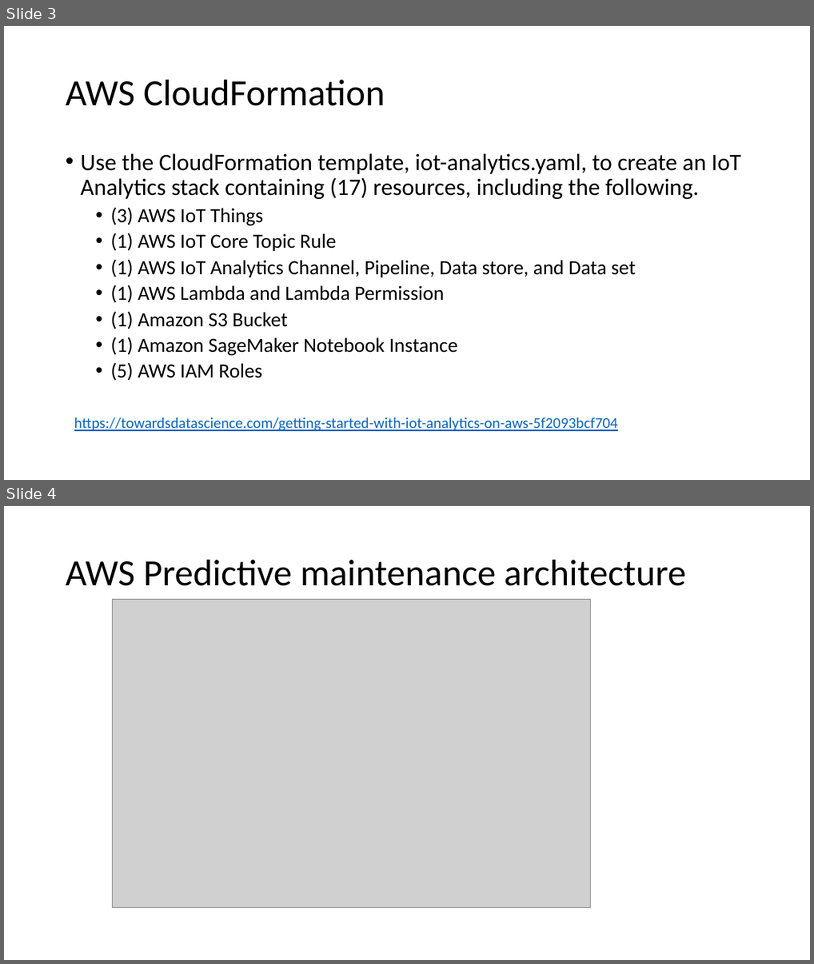
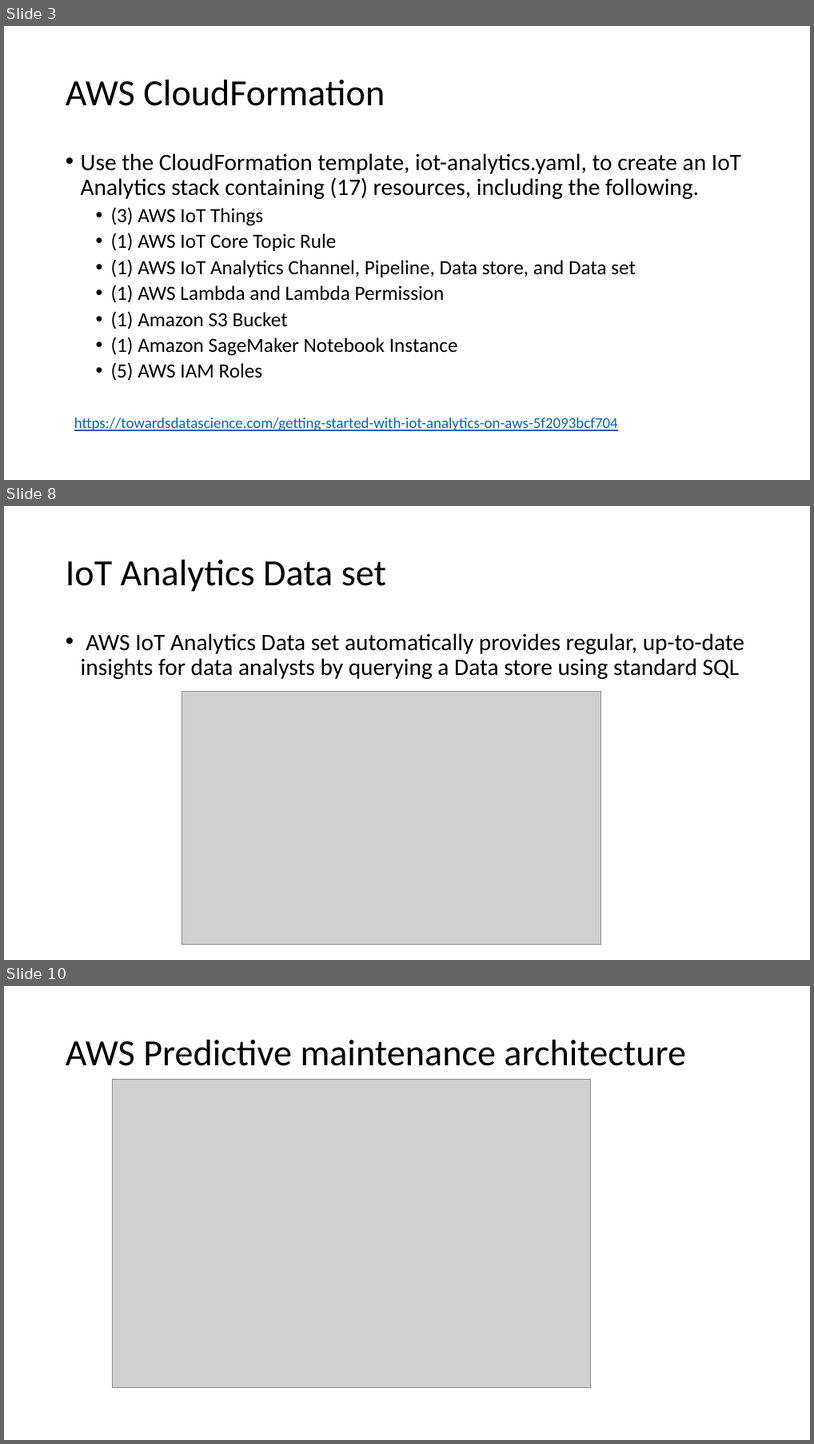
Before and after one commit to xuan0802/iot_slide, a slide deck: IoT analytics.pptx. Shown one above the other, each under a label of ours: slides 3 and 4 before the commit, slides 3, 8 and 10 after it; the slides between them are not shown. The pictures are 814x964 and 814x1444 pixels, drawn with LibreOffice and Linux fonts; fonts in the diff are those of the drawing; grey boxes stand for pictures. Boxes give left, top, right and bottom in pixels: in the first picture for what was removed or moved away, otherwise in the second. Text is boxed around its words. In the diff, an @@ line names an element or a change of style, - is before the commit and + after.

```diff
--- a/IoT analytics.pptx
+++ b/IoT analytics.pptx
@@ slide 8 added at (4,506,810,960), background #FFFFFF @@
@@ title added at (66,560,386,592), 44 pt, text #000000 @@
+IoT Analytics Data set
@@ text added at (81,633,745,679), 28 pt, text #000000 @@
+• AWS IoT Analytics Data set automatically provides regular, up-to-date insights for data analysts by querying a Data store using standard SQL
@@ picture added at (182,691,602,944) @@
@@ what was slide 4 is now slide 10 @@
```
Also in this commit, not shown: 5 other slides added.
